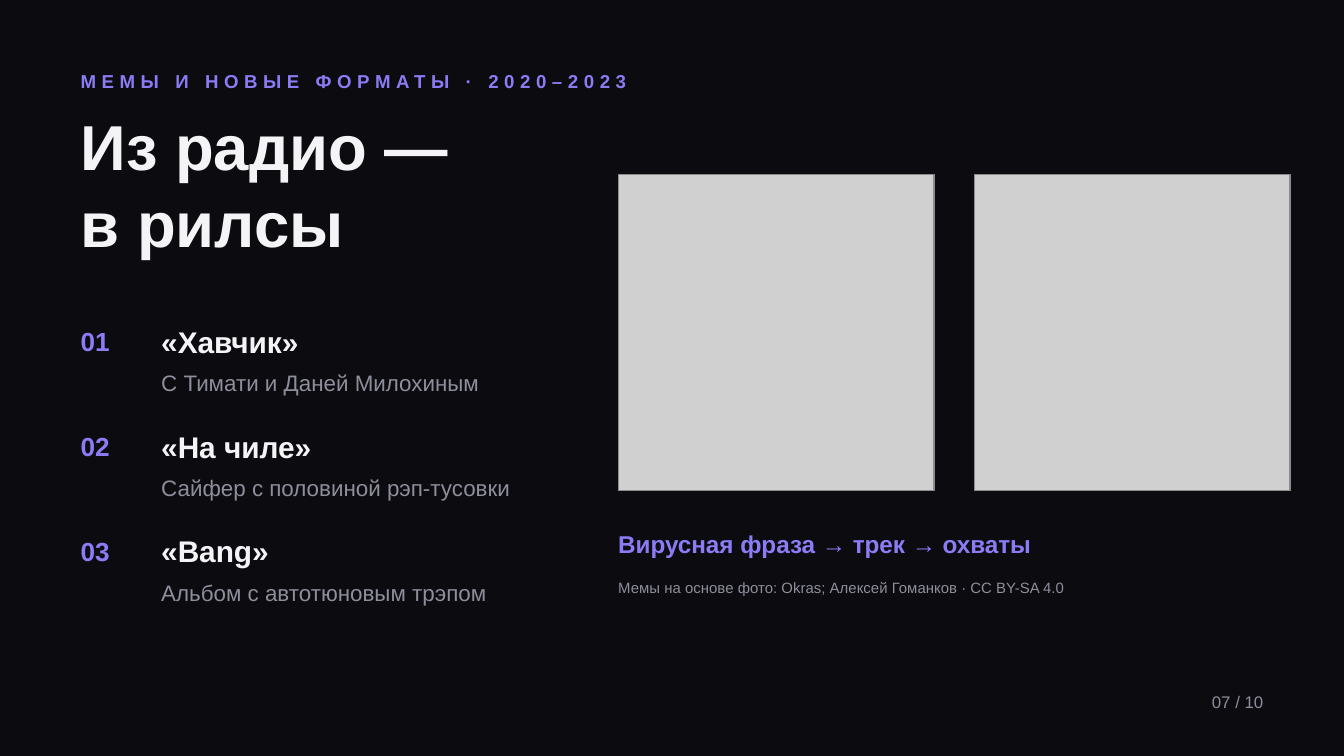
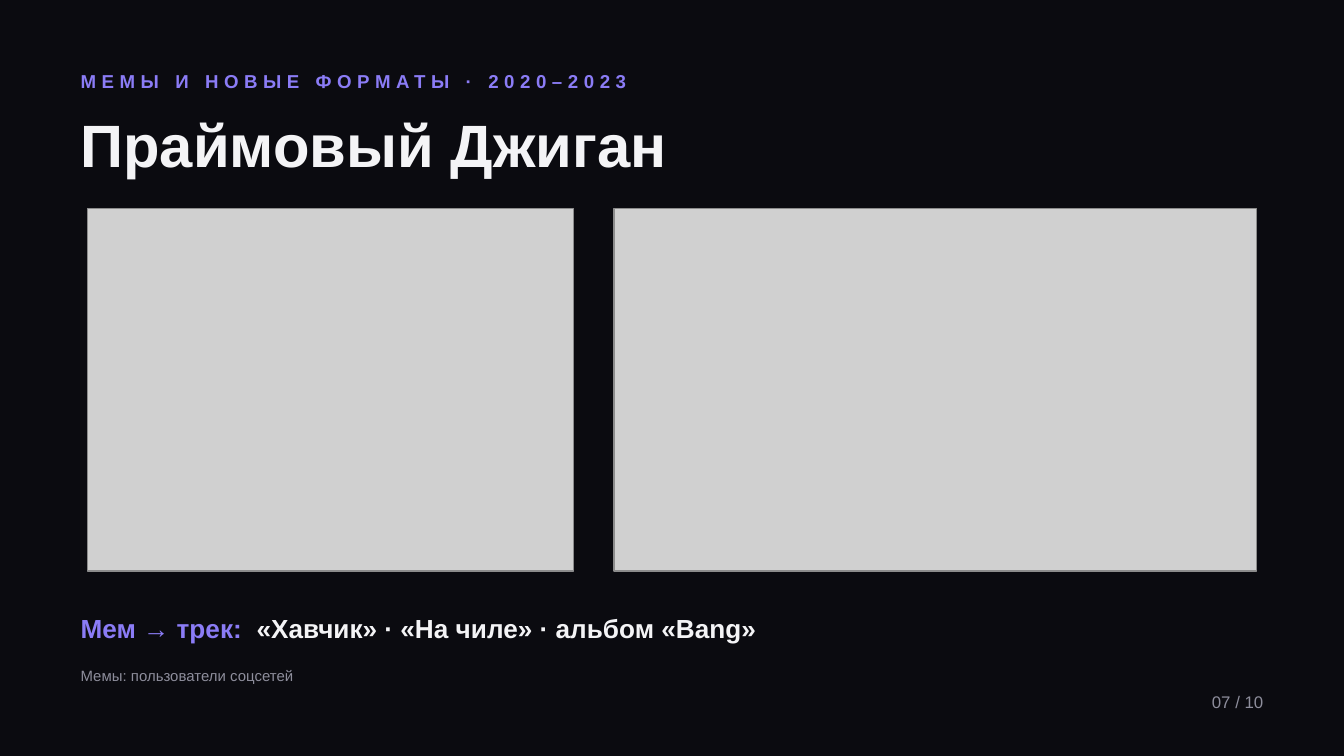
Before and after one commit to KRIEZIEYR/aaaaaaaaaaaaaaaaaa, a slide deck: slide 7 of Dzhigan_v2.pptx. Drawn at 1344x756 pixels with LibreOffice and Linux fonts; fonts in the diff are those of the drawing; grey boxes stand for pictures. Boxes give left, top, right and bottom in pixels: in the first picture for what was removed or moved away, otherwise in the second. Text is boxed around its words. In the diff, an @@ line names an element or a change of style, - is before the commit and + after.

```diff
--- a/Dzhigan_v2.pptx
+++ b/Dzhigan_v2.pptx
@@ text removed at <box>81,126,367,259</box> @@
-Из радио —
-в рилсы
@@ text added at <box>81,122,667,178</box>, 32 pt, text #F4F4F6, bold @@
+Праймовый Джиган
@@ picture removed at <box>618,175,934,491</box> @@
@@ picture removed at <box>974,175,1290,491</box> @@
@@ picture added at <box>87,208,574,571</box> @@
@@ picture added at <box>614,208,1257,571</box> @@
@@ text removed at <box>81,332,110,352</box> @@
-01
@@ text removed at <box>161,332,298,354</box> @@
-«Хавчик»
@@ text removed at <box>161,374,479,396</box> @@
-С Тимати и Даней Милохиным
@@ text removed at <box>81,437,110,457</box> @@
-02
@@ text removed at <box>161,437,311,459</box> @@
-«На чиле»
@@ text removed at <box>161,479,510,501</box> @@
-Сайфер с половиной рэп-тусовки
@@ text removed at <box>618,535,1031,558</box> @@
-Вирусная фраза → трек → охваты
@@ text removed at <box>81,542,110,562</box> @@
-03
@@ text removed at <box>161,541,269,568</box> @@
-«Bang»
@@ text removed at <box>161,584,486,606</box> @@
-Альбом с автотюновым трэпом
@@ text removed at <box>618,582,1064,596</box> @@
-Мемы на основе фото: Okras; Алексей Гоманков · CC BY-SA 4.0
@@ text added at <box>81,619,756,644</box>, 14 pt, text #F4F4F6, bold @@
+Мем → трек: «Хавчик» · «На чиле» · альбом «Bang»
@@ text added at <box>81,670,293,684</box>, 8 pt, text #8E8E9C @@
+Мемы: пользователи соцсетей
```
